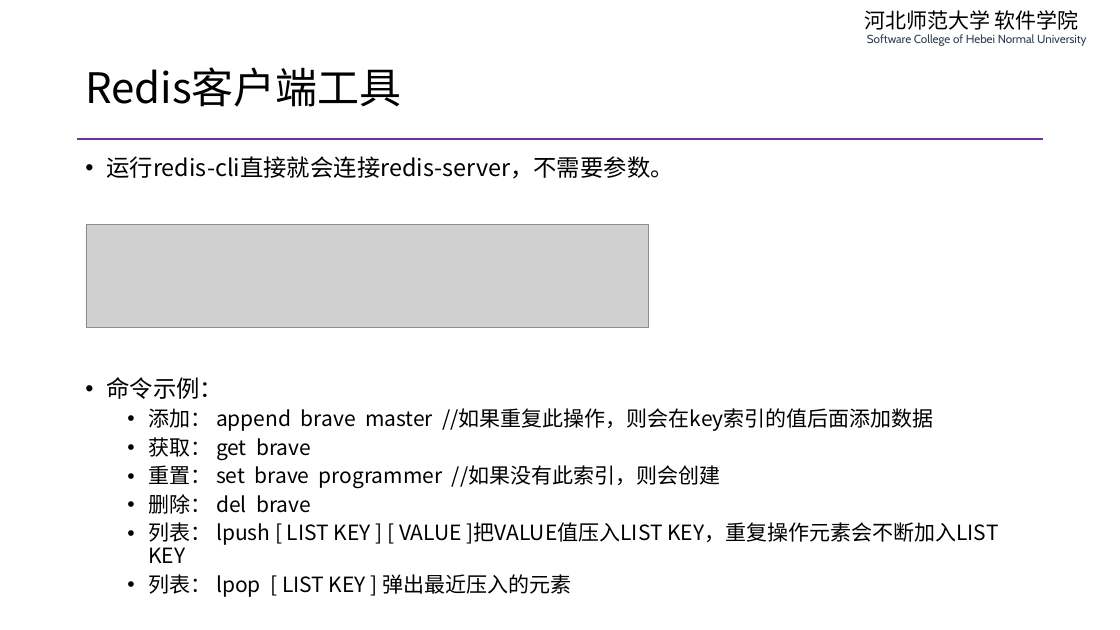
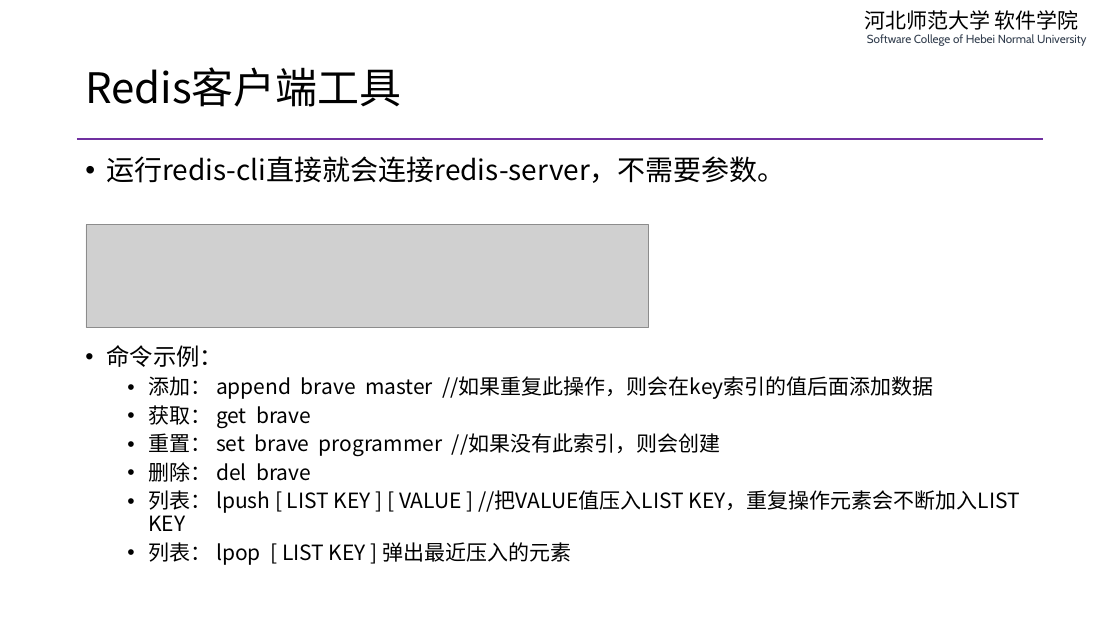
Before and after one commit to edu2act/course-php-serverside-development-on-linux, a slide deck: slide 17 of materials/slides/ch07-message-queue.pptx (slide 16 before the commit). Drawn at 1120x630 pixels with LibreOffice and Linux fonts; fonts in the diff are those of the drawing; grey boxes stand for pictures. Boxes give left, top, right and bottom in pixels: in the first picture for what was removed or moved away, otherwise in the second. Text is boxed around its words. In the diff, an @@ line names an element or a change of style, - is before the commit and + after.

```diff
--- a/materials/slides/ch07-message-queue.pptx
+++ b/materials/slides/ch07-message-queue.pptx
@@ text at <box>106,156,786,183</box>: size 20 to 24 pt in "运行redis-cli直接就会连接redis-server，不需要参数。" @@
@@ text at <box>148,490,1020,531</box>: text changed @@
-  • 列表： lpush [ LIST KEY ] [ VALUE ]把VALUE值压入LIST KEY，重复操作元素会不断加入LIST KEY
+  • 列表： lpush [ LIST KEY ] [ VALUE ] //把VALUE值压入LIST KEY，重复操作元素会不断加入LIST KEY
```
Also in this commit, not shown: 17 other slides changed, 1 slide added, 1 other file.
